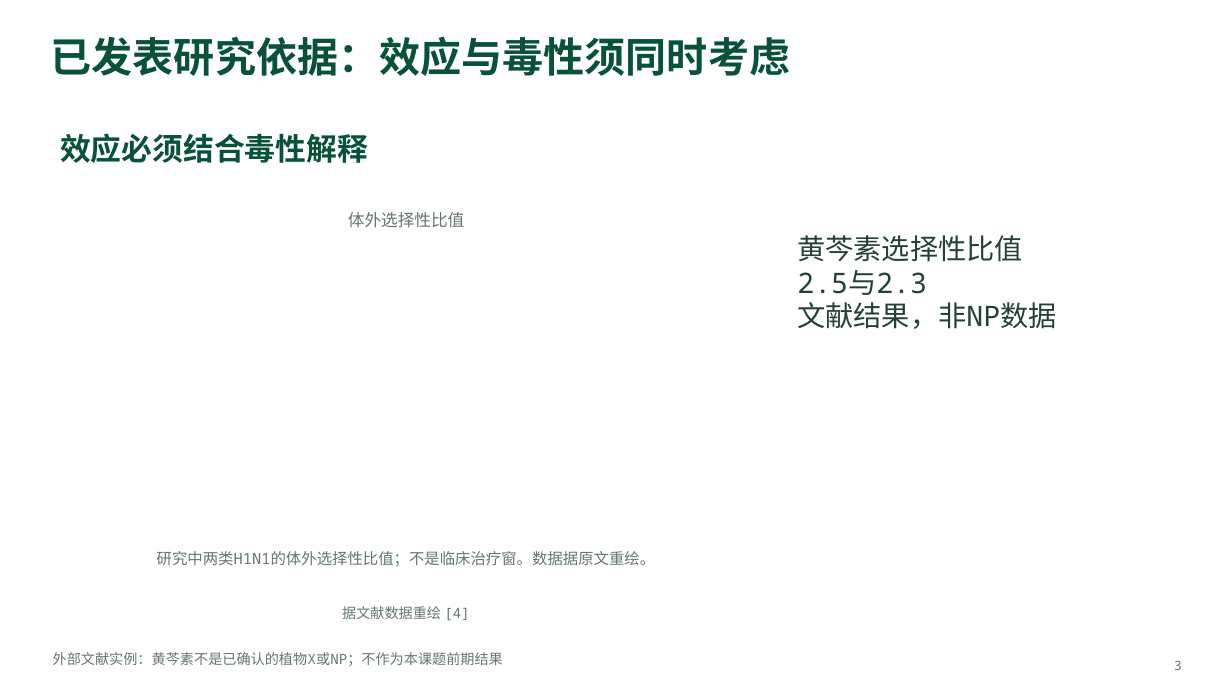
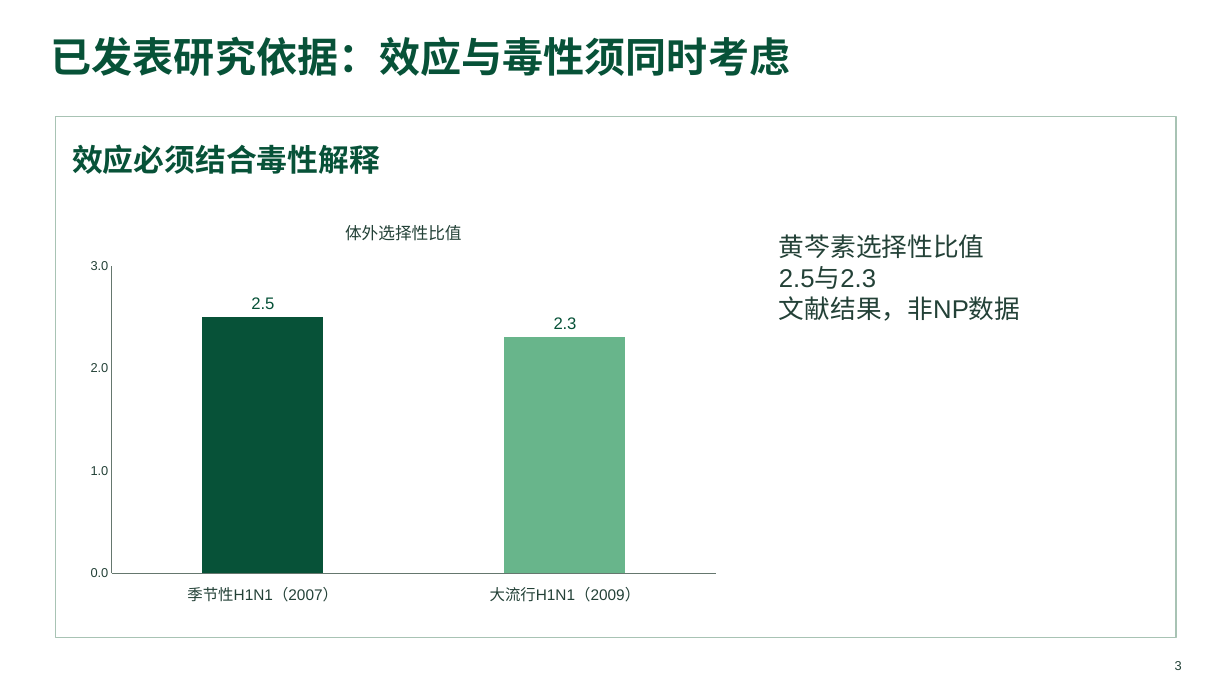
Before and after one commit to yetong0516/research-slide-workflow, a slide deck: slide 3 of examples/natural-antiviral/example.pptx. Drawn at 1232x693 pixels with LibreOffice and Linux fonts; fonts in the diff are those of the drawing. Boxes give left, top, right and bottom in pixels: in the first picture for what was removed or moved away, otherwise in the second. Text is boxed around its words. In the diff, an @@ line names an element or a change of style, - is before the commit and + after.

Commit message:
Refine slide hierarchy and topic frames with Chinese and Latin fonts

```diff
--- a/examples/natural-antiviral/example.pptx
+++ b/examples/natural-antiviral/example.pptx
@@ rectangle added at (x1=55, y1=116, x2=1177, y2=638), fill #FFFFFF, outline #A8C3B4 1.1 pt @@
@@ text "效应必须结合毒性解释" moved from (x1=60, y1=133, x2=368, y2=163) to (x1=72, y1=144, x2=380, y2=174) @@
@@ text "效应必须结合毒性解释" at (x1=72, y1=144, x2=380, y2=174): font Noto Sans Mono to Arial @@
@@ text "体外选择性比值" at (x1=345, y1=225, x2=462, y2=241): font Noto Sans Mono to Arial, text colour #65776E to #234137 @@
@@ text "体外选择性比值" moved from (x1=348, y1=212, x2=465, y2=228) to (x1=345, y1=225, x2=462, y2=241) @@
@@ text "黄芩素选择性比值" moved from (x1=797, y1=235, x2=1056, y2=329) to (x1=779, y1=234, x2=1020, y2=321) @@
@@ text "黄芩素选择性比值" at (x1=779, y1=234, x2=1020, y2=321): size 22 to 20 pt, font Noto Sans Mono to Arial @@
@@ column chart added at (x1=78, y1=251, x2=729, y2=613) @@
+categories: 季节性H1N1（2007）, 大流行H1N1（2009）
+Series 1: 2.5, 2.3
@@ text removed at (x1=157, y1=551, x2=656, y2=566) @@
-研究中两类H1N1的体外选择性比值；不是临床治疗窗。数据据原文重绘。
@@ text removed at (x1=342, y1=606, x2=469, y2=620) @@
-据文献数据重绘 [4]
@@ text removed at (x1=53, y1=652, x2=503, y2=666) @@
-外部文献实例：黄芩素不是已确认的植物X或NP；不作为本课题前期结果
@@ text "3" at (x1=1175, y1=661, x2=1182, y2=670): font Noto Sans Mono to Arial, text colour #65776E to #234137 @@
```
Also in this commit, not shown: 7 other slides changed, 18 other files.
